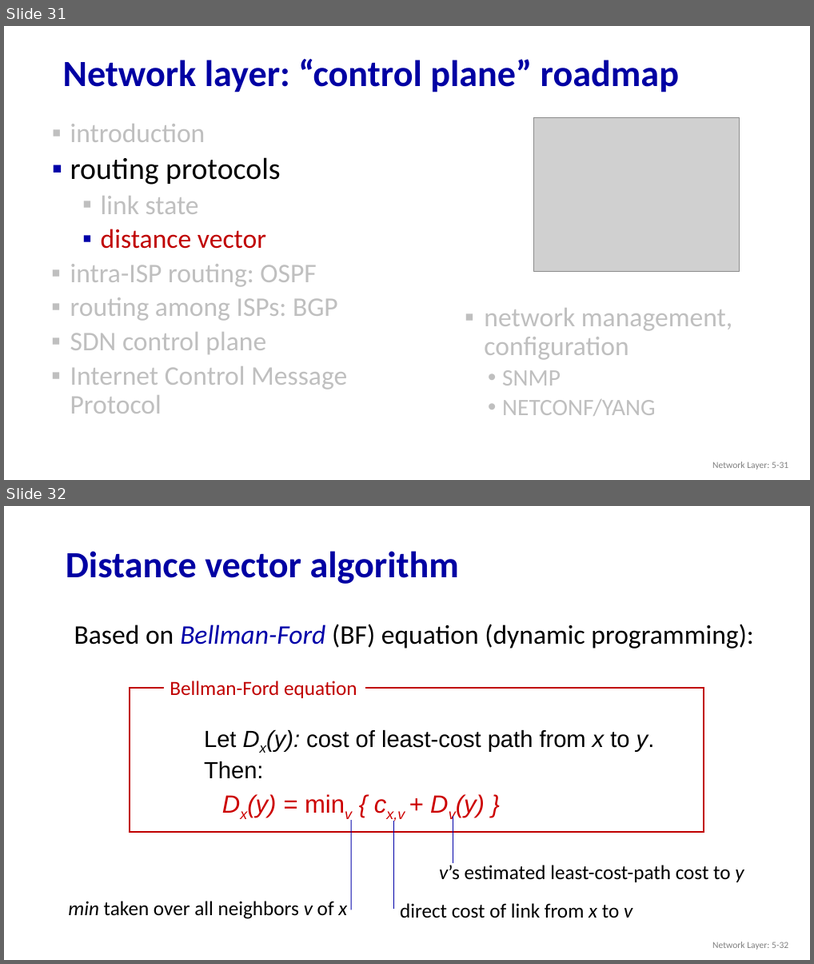
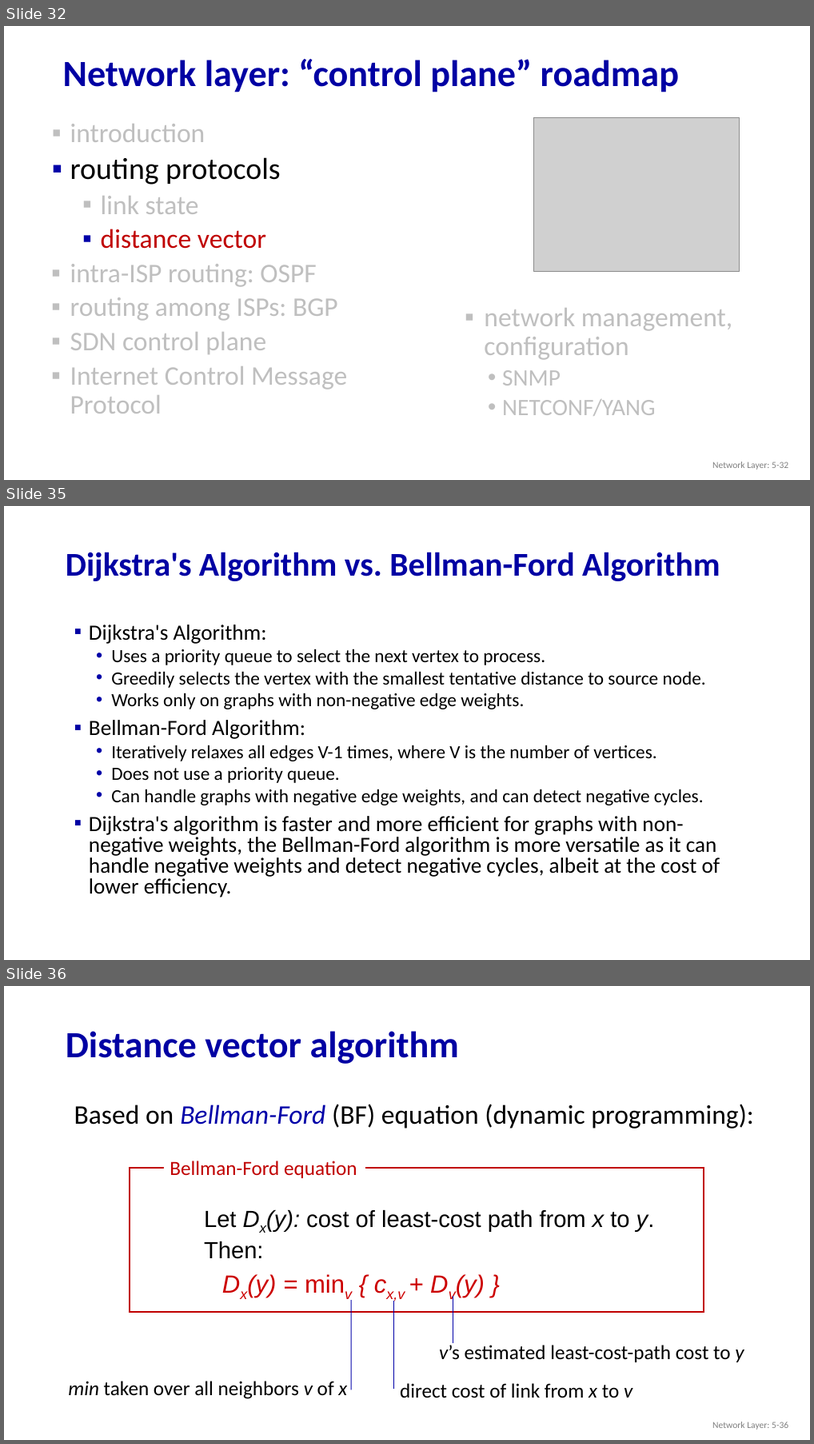
Before and after one commit to guhofstra/CSC175, a slide deck: PPTs/5.1 5.2 Control Plan Routing Protocols.pptx. Shown one above the other, each under a label of ours: slides 31 and 32 before the commit, slides 32, 35 and 36 after it; the slides between them are not shown. The pictures are 814x964 and 814x1444 pixels, drawn with LibreOffice and Linux fonts; fonts in the diff are those of the drawing; grey boxes stand for pictures. Boxes give left, top, right and bottom in pixels: in the first picture for what was removed or moved away, otherwise in the second. Text is boxed around its words. In the diff, an @@ line names an element or a change of style, - is before the commit and + after.

```diff
--- a/PPTs/5.1 5.2 Control Plan Routing Protocols.pptx
+++ b/PPTs/5.1 5.2 Control Plan Routing Protocols.pptx
@@ slide 35 added at box(4, 506, 810, 960), background #FFFFFF @@
@@ title added at box(66, 552, 720, 581), 39.6 pt, text #0000A3, bold @@
+Dijkstra's Algorithm vs. Bellman-Ford Algorithm
@@ text added at box(89, 624, 721, 897), 22.2 pt, text #000000 @@
+▪ Dijkstra's Algorithm:
+  • Uses a priority queue to select the next vertex to process.
+  • Greedily selects the vertex with the smallest tentative distance to source node.
+  • Works only on graphs with non-negative edge weights.
+▪ Bellman-Ford Algorithm:
+  • Iteratively relaxes all edges V-1 times, where V is the number of vertices.
+  • Does not use a priority queue.
+  • Can handle graphs with negative edge weights, and can detect negative cycles.
+▪ Dijkstra's algorithm is faster and more efficient for graphs with non-negative weights, the Bellman-Ford algorithm is more versatile as it can handle negative weights and detect negative cycles, albeit at the cost of lower efficiency.
@@ what was slide 31 is now slide 32 @@
@@ what was slide 32 is now slide 36 @@
```
Also in this commit, not shown: 3 other slides added, 1 slide removed, 4 other files.
